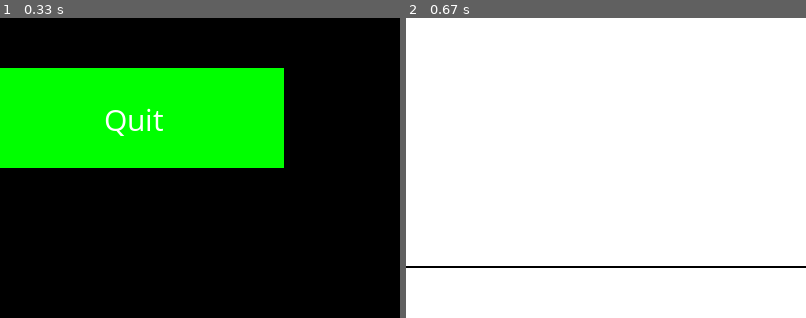
Above: before the commit, frames 1-2 (left to right).
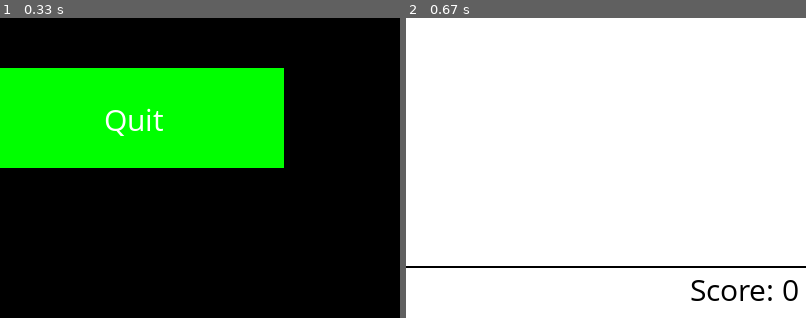
Above: after the commit, the same moments.

Repository: teenageknight/Python-Beginner-Projects
Game: pygame game, started from Snake Game/main.py
Same seed, same stepped clock (60 frames per second), same inputs: the game is played once before the commit and once after it.
Inputs:
- Up to frame 1 (0.33 s): no input
- Up to frame 2 (0.67 s): click "Start" at 0.38 s
The pictures show only the part of the screen within x 33-83%, y 50-100%; the shares and areas given below are measured in that part.

Frame 1 is identical in both runs. In frame 2, 0.6% of the frame differs, in the area x 71-98%, y 87-95%.

Commit message:
added player class

Diff:
--- a/Snake Game/main.py
+++ b/Snake Game/main.py
@@ -15,6 +15,7 @@
 
 # Imports
 import pygame
+from random import *
 
 '''
 ##################
@@ -41,6 +42,9 @@
 pygame.display.set_caption('Snake Game')
 pygame.display.update()
 
+# Initalizes the font
+font = pygame.font.SysFont('comicsansms', 32)
+
 def drawMenu():
     # Play new game button
     user_pick = False
@@ -48,7 +52,6 @@
     startButton = pygame.draw.rect(gameDisplay, green, [250,100,300,100])
     quitButton = pygame.draw.rect(gameDisplay, green, [250,350,300,100])
 
-    font = pygame.font.SysFont('comicsansms', 32)
     textStart = pygame.font.Font.render(font,'Start', 1, white)
     textQuit = pygame.font.Font.render(font,'Quit', 1, white)
     print(textStart,textQuit)
@@ -93,13 +96,29 @@
                     quit()
 
 
+class Player():
+    """docstring for Making the Player."""
+    x = 400
+    y = 300
+    speed = 1
 
-def player_snake(xPos,yPos,numDotsEaten):
-    x = xPos
-    y = yPos
+    # Movement Functions
+    def moveLeft(self):
+        self.x = self.x - self.speed
+    def moveRight(self):
+        self.x = self.x + self.speed
+    def moveDown(self):
+        self.y = self.y - self.speed
+    def moveUp(self):
+        self.y = self.y + self.speed
 
-    playerSpeed = 0 # FIXME: Add in speed in relation to number of dots numDotsEaten
-    pygame.draw.rect(gameDisplay,black, [x,y,10,10])
+
+# def player_snake(xPos,yPos,numDotsEaten):
+#     x = xPos
+#     y = yPos
+#
+#     playerSpeed = 0 # FIXME: Add in speed in relation to number of dots numDotsEaten
+#     pygame.draw.rect(gameDisplay,black, [x,y,10,10])
 
 def game_intro():
     '''
@@ -109,22 +128,32 @@
 
 def game_loop():
     # Globals in the def
-    number_dots_eaten = 0
-    speed = 10
+    numberOfDots = 0
+    score = 0
     gameExit = False
 
     # Run Menu
     drawMenu()
 
     gameDisplay.fill(white)
+
     gameBorders = pygame.draw.rect(gameDisplay, black, [50,50,700,500], 2)
+
+    scoreRect = pygame.draw.rect(gameDisplay, white, [550,550,250,50], 1)
+    scoreText = pygame.font.Font.render(font,'Score: {}'.format(score), 1, black)
+    pygame.Surface.blit(gameDisplay, scoreText, (550,550))
+
+    player = Player()
+
     pygame.display.update()
 
     while not gameExit:
         for event in pygame.event.get():
             if event.type == pygame.QUIT:
                 gameExit=True
-
+            if event.type == pygame.KEYDOWN:
+                if event.key == K_d or event.key == K_LEFT:
+                    snake.moveLeft()
 
 
 # Main Function Calls
